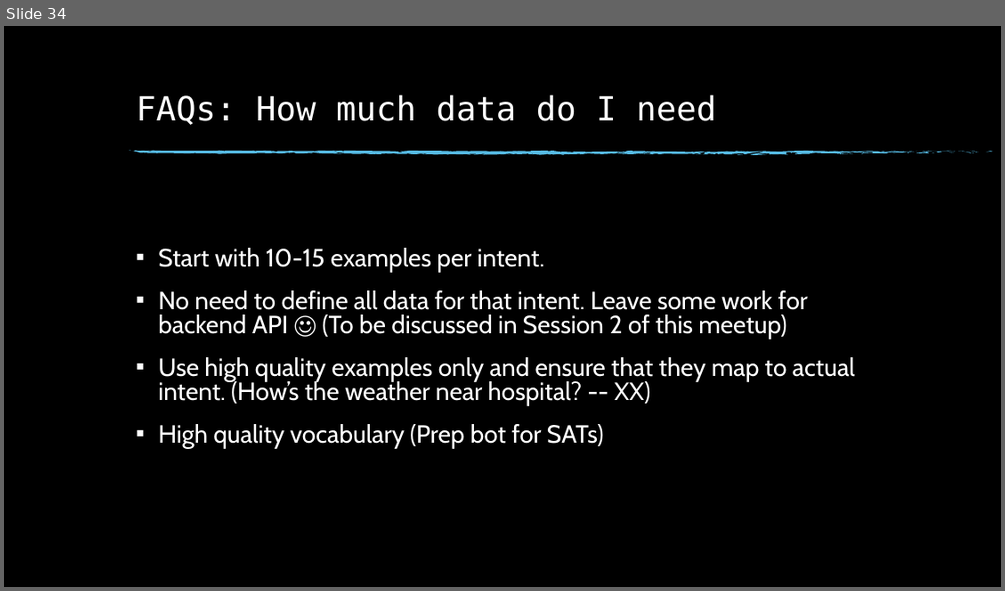
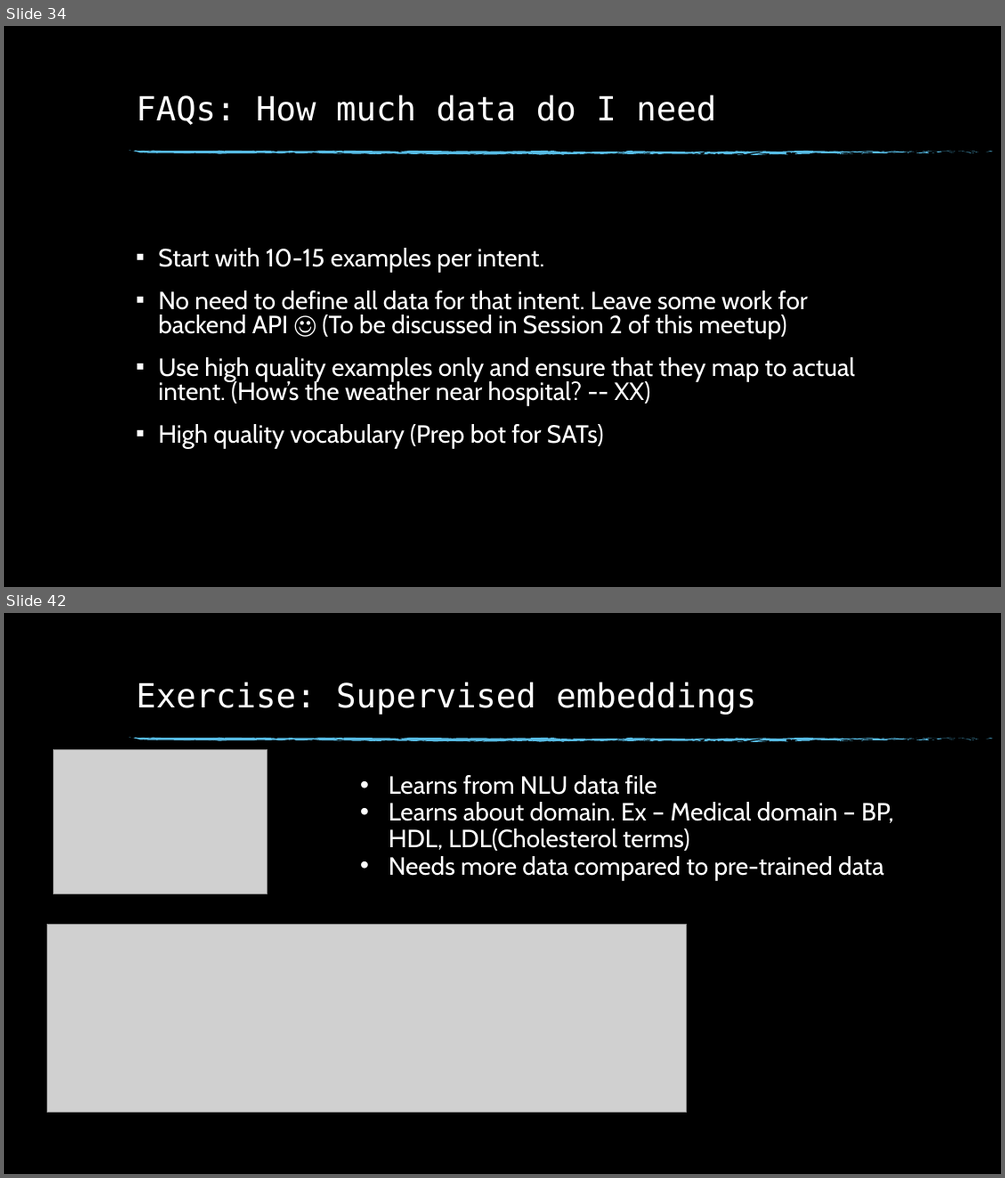
Before and after one commit to dinesh19aug/rasa-workshop, a slide deck: Natural Language Processing Workshop.pptx. Shown one above the other, each under a label of ours: slide 34 before the commit, slides 34 and 42 after it; the slides between them are not shown. The pictures are 1005x591 and 1005x1178 pixels, drawn with LibreOffice and Linux fonts; fonts in the diff are those of the drawing; grey boxes stand for pictures; background and template pictures are left out. Boxes give left, top, right and bottom in pixels: in the first picture for what was removed or moved away, otherwise in the second. Text is boxed around its words. In the diff, an @@ line names an element or a change of style, - is before the commit and + after.

Commit message:
Exercise 4

```diff
--- a/Natural Language Processing Workshop.pptx
+++ b/Natural Language Processing Workshop.pptx
@@ slide 42 added at (4,613,1001,1174), background picture (left out); not listed: 74 template elements that a slide beside it also shows @@
@@ title added at (136,682,756,714), 32 pt, text #FFFFFF @@
+Exercise: Supervised embeddings
@@ picture added at (53,749,267,893) @@
@@ text added at (388,775,894,880), 24 pt, text #FFFFFF @@
+• Learns from NLU data file
+• Learns about domain. Ex – Medical domain – BP, HDL, LDL(Cholesterol terms)
+• Needs more data compared to pre-trained data
@@ picture added at (48,925,686,1112) @@
```
Also in this commit, not shown: 20 other slides added, 18 other files.
